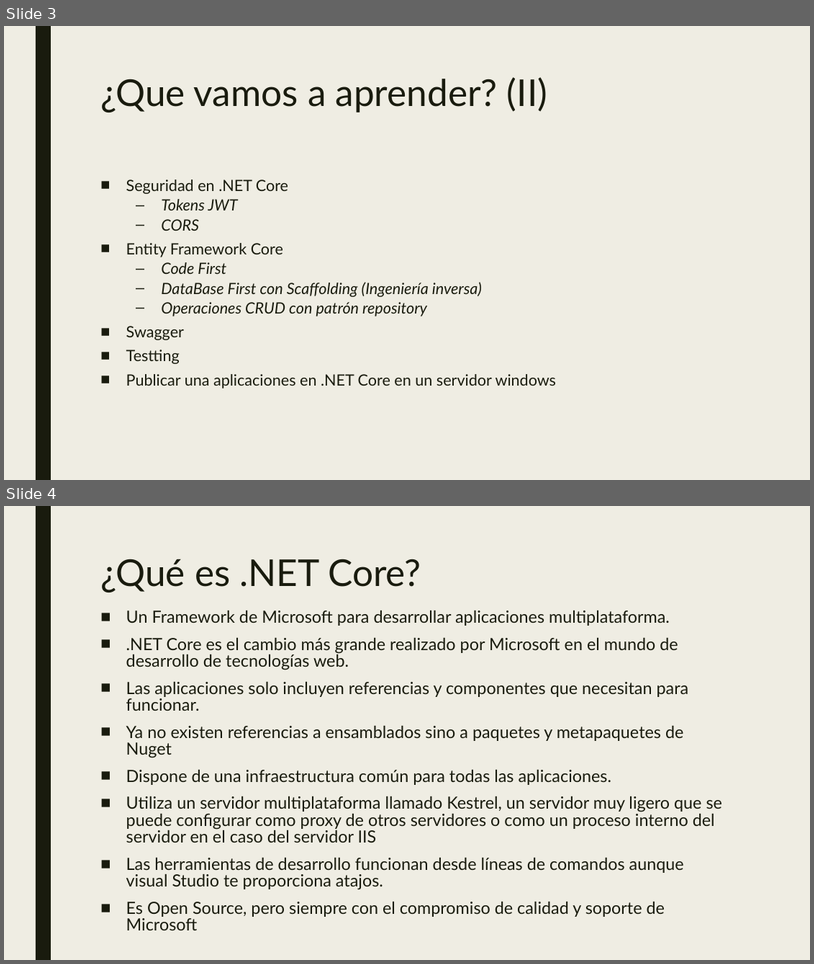
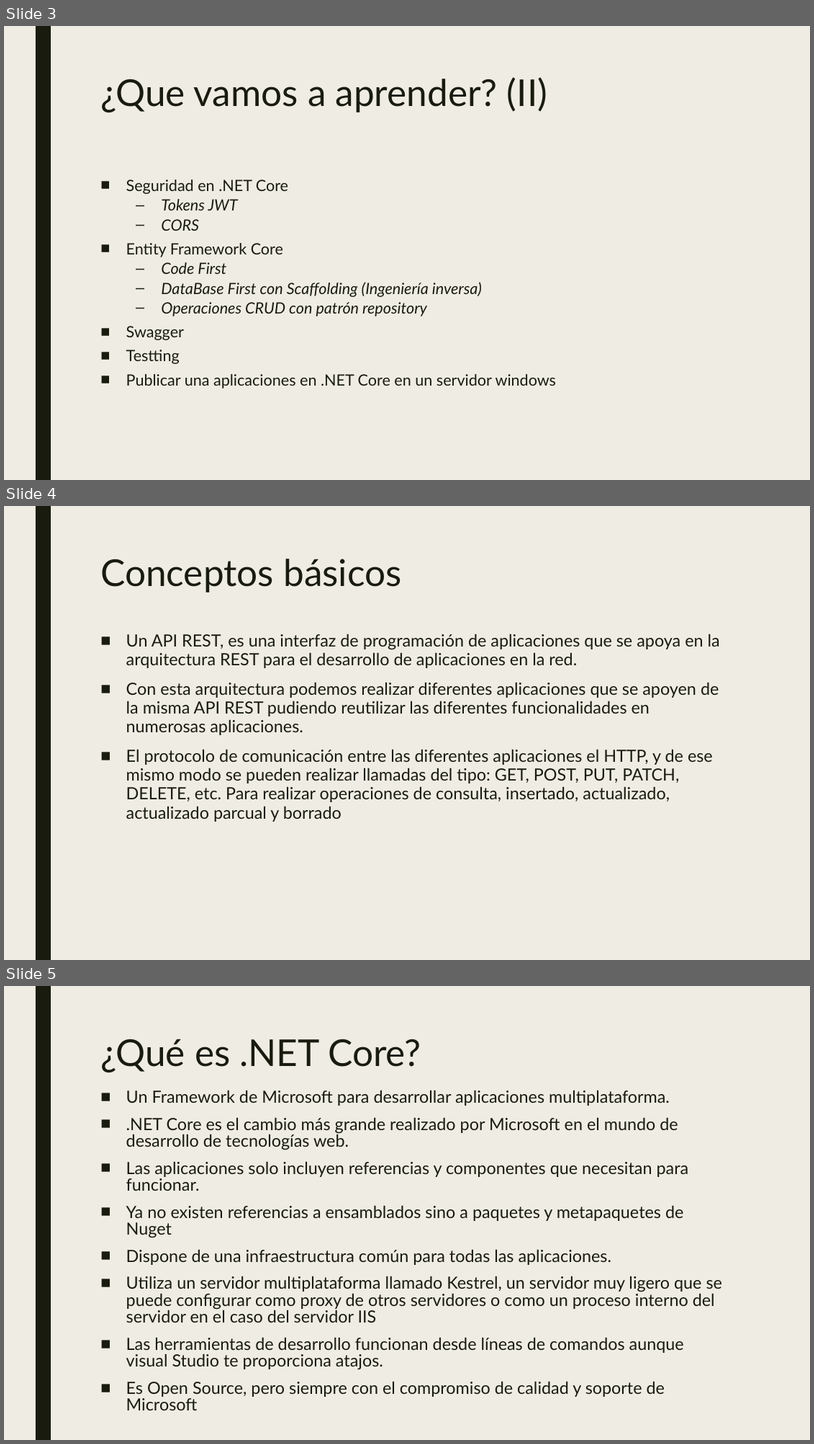
Before and after one commit to dadjh85/Demo1-Curso-.NetCore3.1, a slide deck: doc/Demo1- Curso .NET Core.pptx. Shown one above the other, each under a label of ours: slides 3 and 4 before the commit, slides 3, 4 and 5 after it. The pictures are 814x964 and 814x1444 pixels, drawn with LibreOffice and Linux fonts; fonts in the diff are those of the drawing. Boxes give left, top, right and bottom in pixels: in the first picture for what was removed or moved away, otherwise in the second. Text is boxed around its words. In the diff, an @@ line names an element or a change of style, - is before the commit and + after.

Commit message:
* Added new documentation

```diff
--- a/doc/Demo1- Curso .NET Core.pptx
+++ b/doc/Demo1- Curso .NET Core.pptx
@@ slide 4 added at box(4, 506, 810, 960), background #EFEDE3; not listed: 1 template element that a slide beside it also shows @@
@@ title added at box(100, 559, 401, 592), 44 pt, text #191B0E @@
+Conceptos básicos
@@ text added at box(126, 633, 720, 821), 20 pt, text #191B0E @@
+■ Un API REST, es una interfaz de programación de aplicaciones que se apoya en la arquitectura REST para el desarrollo de aplicaciones en la red.
+■ Con esta arquitectura podemos realizar diferentes aplicaciones que se apoyen de la misma API REST pudiendo reutilizar las diferentes funcionalidades en numerosas aplicaciones.
+■ El protocolo de comunicación entre las diferentes aplicaciones el HTTP, y de ese mismo modo se pueden realizar llamadas del tipo: GET, POST, PUT, PATCH, DELETE, etc. Para realizar operaciones de consulta, insertado, actualizado, actualizado parcual y borrado
@@ what was slide 4 is now slide 5 @@
```
